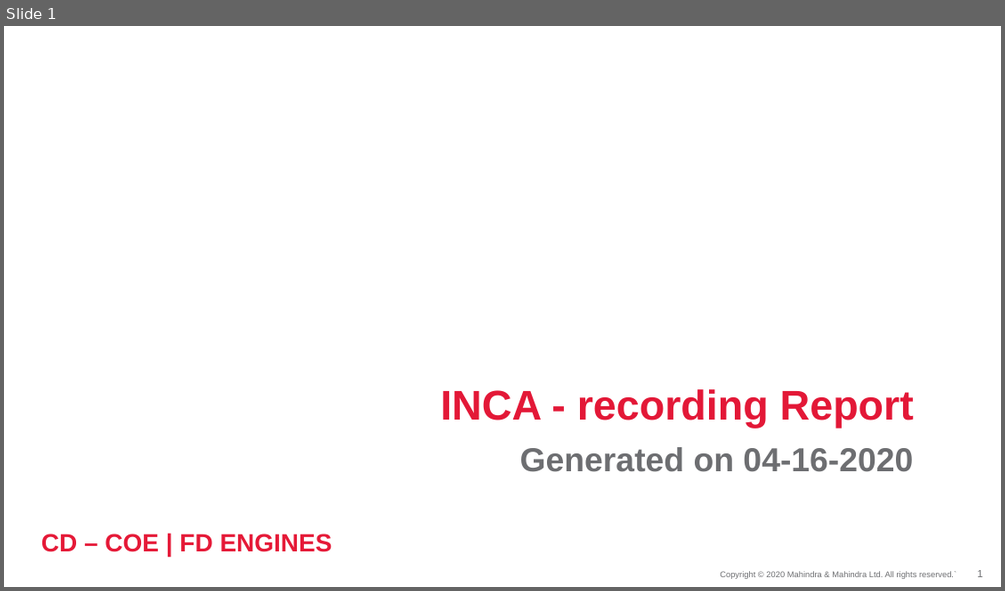
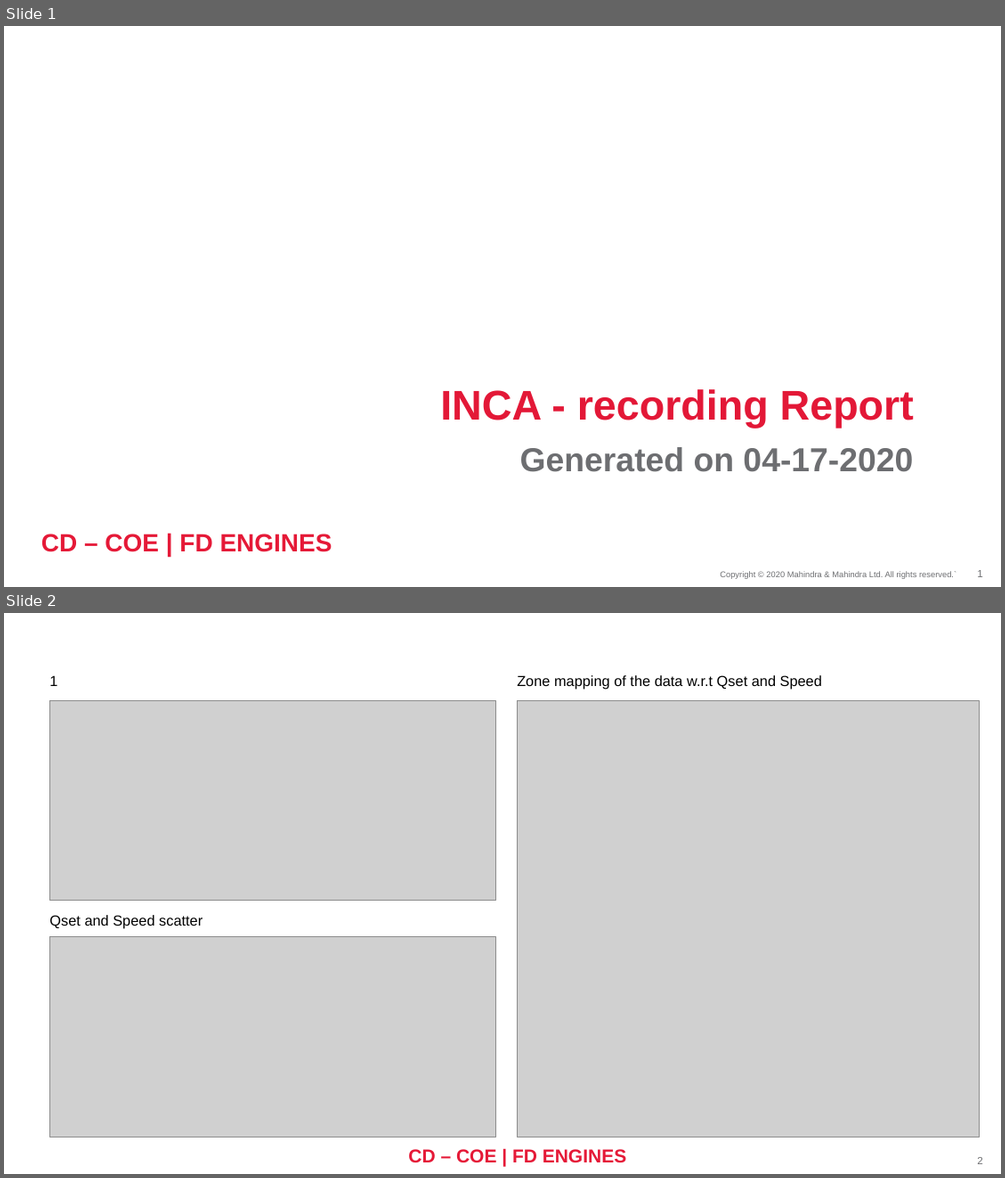
Before and after one commit to shankyholmes/auto-report-generator, a slide deck: test.pptx. Shown one above the other, each under a label of ours: slide 1 before the commit, slides 1 and 2 after it. The pictures are 1005x591 and 1005x1178 pixels, drawn with LibreOffice and Linux fonts; fonts in the diff are those of the drawing; grey boxes stand for pictures; background and template pictures are left out. Boxes give left, top, right and bottom in pixels: in the first picture for what was removed or moved away, otherwise in the second. Text is boxed around its words. In the diff, an @@ line names an element or a change of style, - is before the commit and + after.

```diff
--- a/test.pptx
+++ b/test.pptx
@@ slide 2 added at box(4, 613, 1001, 1174), background #FFFFFF; not listed: 1 template element that a slide beside it also shows @@
@@ text added at box(49, 675, 57, 686), 14 pt, text #000000 @@
+1
@@ text added at box(517, 675, 822, 690), 14 pt, text #000000 @@
+Zone mapping of the data w.r.t Qset and Speed
@@ picture added at box(49, 700, 496, 900) @@
@@ picture added at box(517, 700, 979, 1136) @@
@@ text added at box(49, 915, 202, 929), 14 pt, text #000000 @@
+Qset and Speed scatter
@@ picture added at box(49, 937, 496, 1136) @@
@@ text added at box(408, 1149, 626, 1163), 18 pt, text #E51937, bold @@
+CD – COE | FD ENGINES
@@ slide 1 changed as well @@
@@ subtitle at box(520, 447, 913, 472): text changed @@
-Generated on 04-16-2020
+Generated on 04-17-2020
```
Also in this commit, not shown: 2 slides removed, 7 other files.
